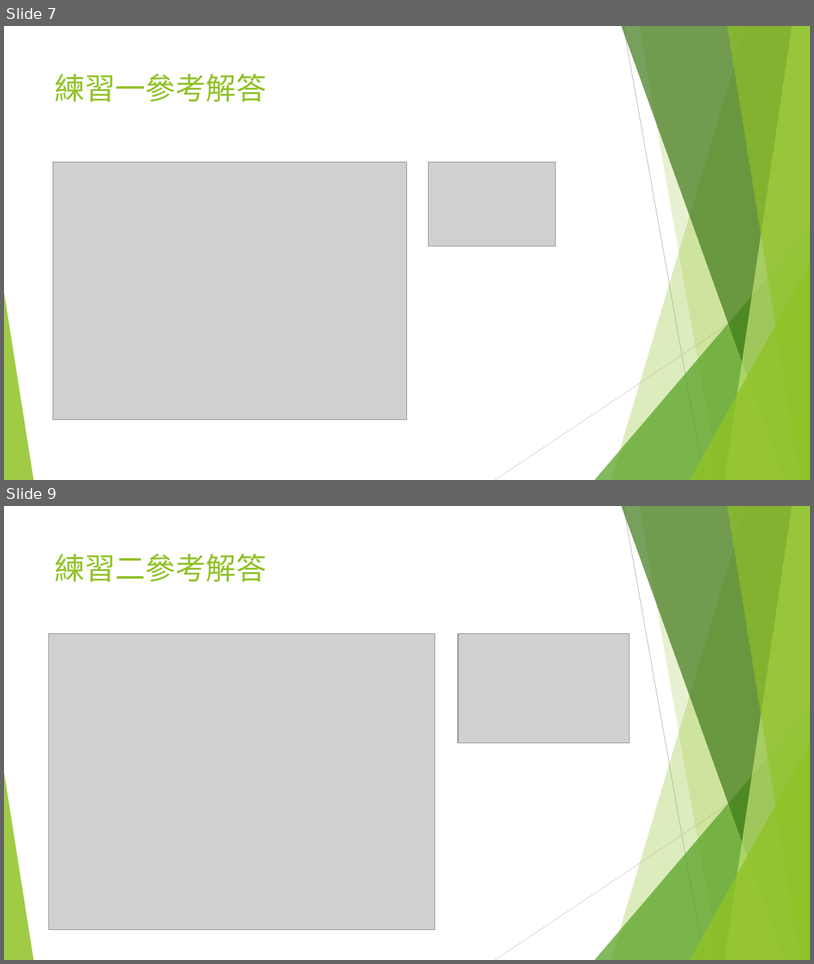
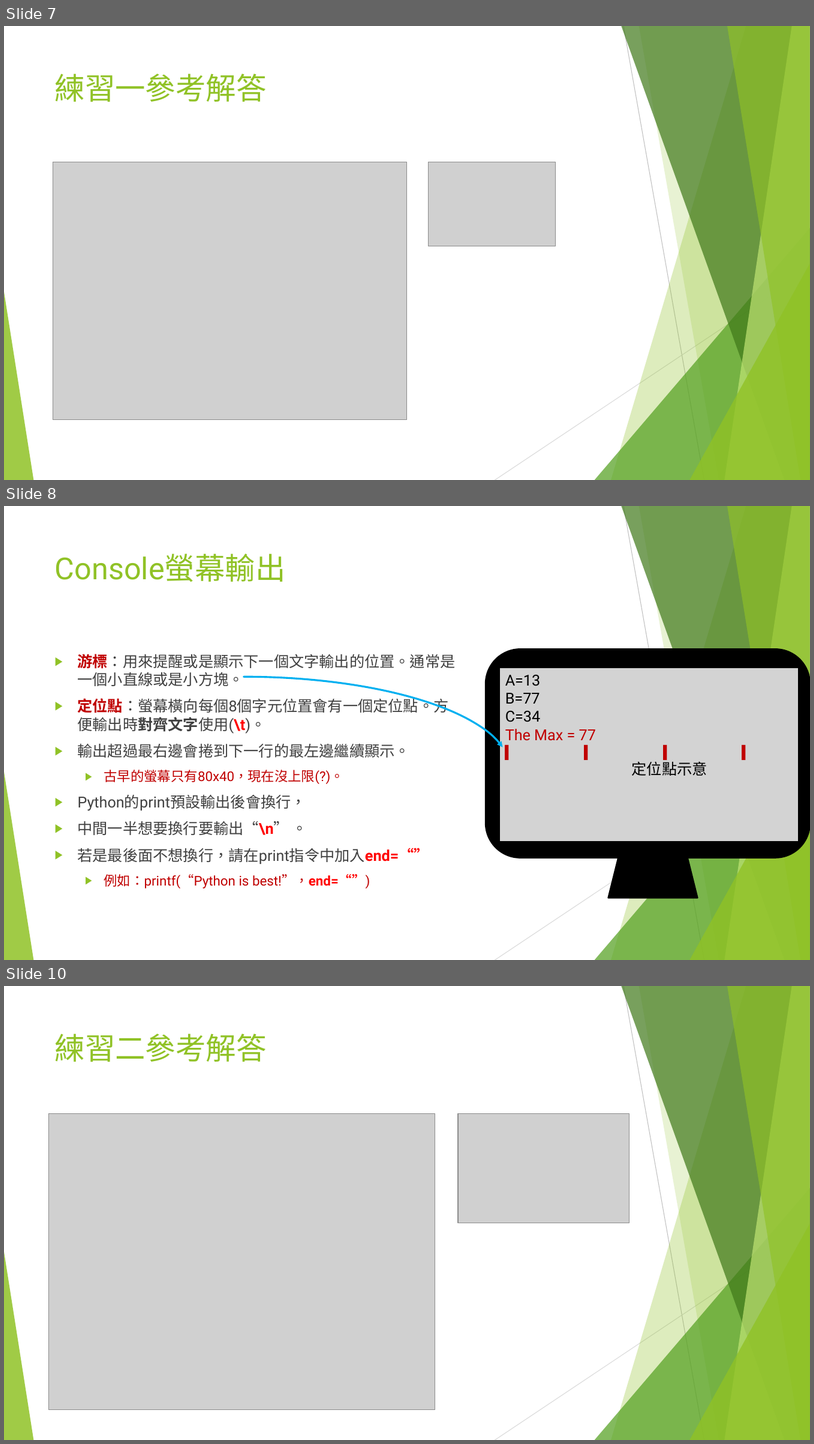
Before and after one commit to liulawsi/My_PPTs, a slide deck: LCC/Python/02_程式語言基本法.pptx. Shown one above the other, each under a label of ours: slides 7 and 9 before the commit, slides 7, 8 and 10 after it; the slides between them are not shown. The pictures are 814x964 and 814x1444 pixels, drawn with LibreOffice and Linux fonts; fonts in the diff are those of the drawing; grey boxes stand for pictures; background and template pictures are left out. Boxes give left, top, right and bottom in pixels: in the first picture for what was removed or moved away, otherwise in the second. Text is boxed around its words. In the diff, an @@ line names an element or a change of style, - is before the commit and + after.

```diff
--- a/LCC/Python/02_程式語言基本法.pptx
+++ b/LCC/Python/02_程式語言基本法.pptx
@@ slide 8 added at [4,506,810,960], background #FFFFFF; not listed: 10 template elements that a slide beside it also shows @@
@@ title added at [55,553,286,582], 36 pt, text #90C226 @@
+Console螢幕輸出
@@ rounded rectangle added at [486,649,810,858], fill #000000, outline #000000 1.5 pt @@
@@ text added at [78,654,456,888], 18 pt, text #404040 @@
+▶ 游標：用來提醒或是顯示下一個文字輸出的位置。通常是一個小直線或是小方塊。
+▶ 定位點：螢幕橫向每個8個字元位置會有一個定位點。方便輸出時對齊文字使用(\t)。
+▶ 輸出超過最右邊會捲到下一行的最左邊繼續顯示。
+  ▶ 古早的螢幕只有80x40，現在沒上限(?)。
+▶ Python的print預設輸出後會換行，
+▶ 中間一半想要換行要輸出“\n” 。
+▶ 若是最後面不想換行，請在print指令中加入end=“”
+  ▶ 例如：printf(“Python is best!”，end=“”)
@@ rectangle added at [500,667,799,842], fill #D3D3D3, outline #000000 1.5 pt, 18 pt, text #C00000 @@
+A=13
+B=77
+C=34
+The Max = 77
+▎ ▎ ▎ ▎
@@ arc (boxed as its full ellipse) added at [4,676,510,861], outline #00B0F0 2.25 pt @@
@@ text added at [632,759,708,775], 18 pt, text #000000 @@
+定位點示意
@@ trapezoid added at [608,858,698,897], fill #000000, outline #000000 1.5 pt @@
@@ what was slide 9 is now slide 10 @@
```
Also in this commit, not shown: 2 slides changed, 2 other files.
